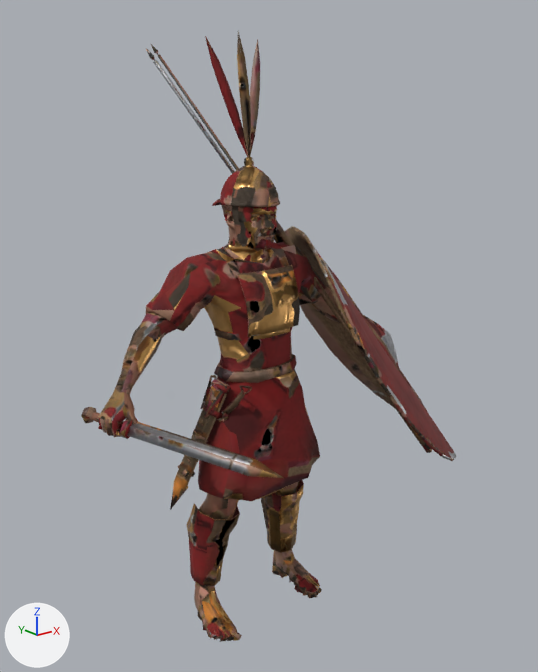
An edit to the glTF model public/battles/models/roman-hastatus.glb, drawn before and after from the same camera.
The view is the same before and after, from a 50 mm camera at (-1.52, -1.975, 1.875) aimed at (0.06, -0.001, 1.085). Every picture has the same lights, and +X, +Y and +Z are marked at lower left. The older version comes first. Objects named as collision shapes, trigger or cutter boxes, shadow casters or lower levels of detail are left out. Vertices at exactly the same position are counted once.

Objects in the first picture: 'LOD0'.
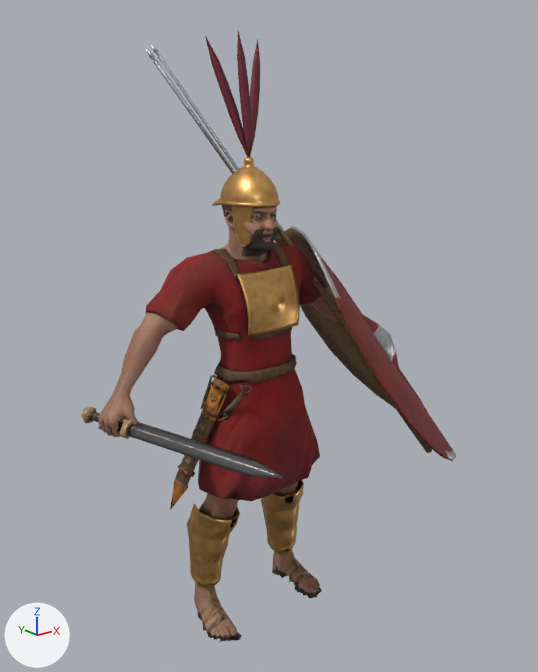
Pixel boxes (x1, y1, x2, y2) of what changed, in the pictures (538 x 672 px):
part 1 of me_lod0, added: after (242, 227, 277, 257)
part 2 of me_lod0, surface changed: (81, 31, 456, 642) in both

The change, as a list of edits to the scene's bpy script:
```text
Change me_lod0:
    used by ob_lod0; location = (0.0, 0.0, 0.0)
    remove me_lod0.from_pydata(...)  # 4138 vertices, 7340 faces; spans x -0.63..0.96, y -0.58..0.38, z -0.01..2.09
    add me_lod0.from_pydata(...)  # 4677 vertices, 8046 faces; spans x -0.63..0.96, y -0.58..0.38, z -0.01..2.09
    me_lod0 part 1: a new loose piece of 308 vertices spanning x -0.07..0.07, y -0.08..0.01, z 1.38..1.48, in mat_roman_hastatus
    me_lod0 part 2: 6732 kept faces spanning x -0.63..0.95, y -0.58..0.38, z -0.01..2.09 get new texture (UV) coordinates
    other edits to the shape of me_lod0 do not show in these pictures
```
